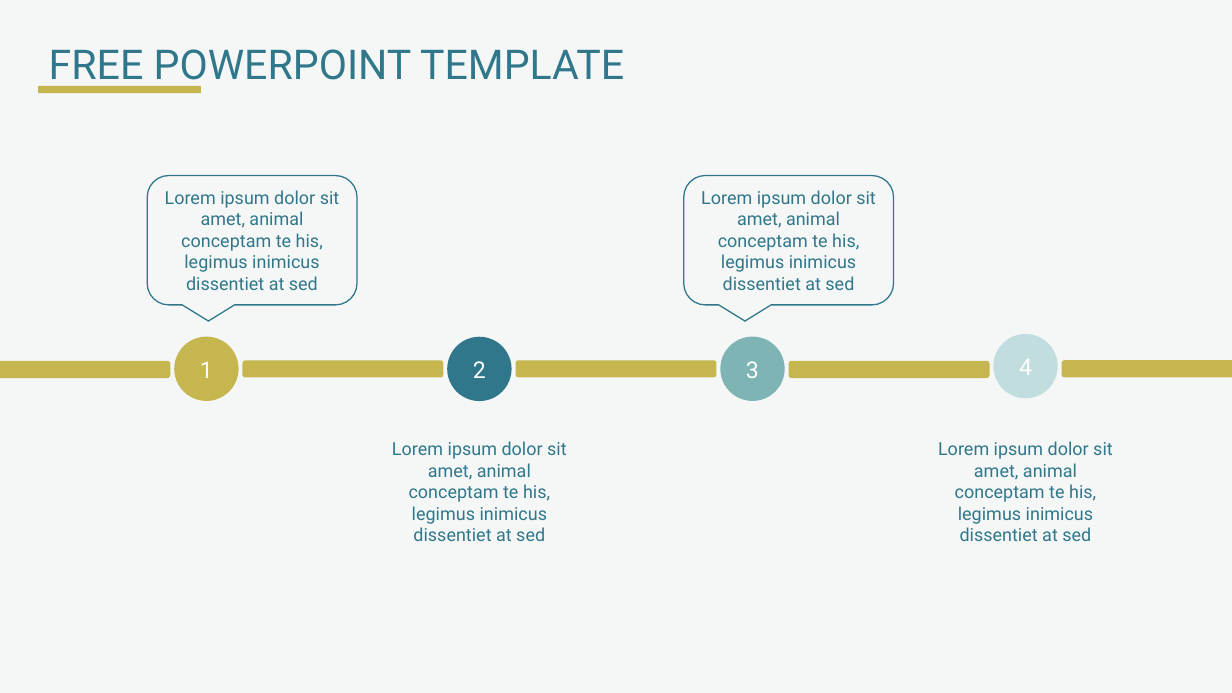
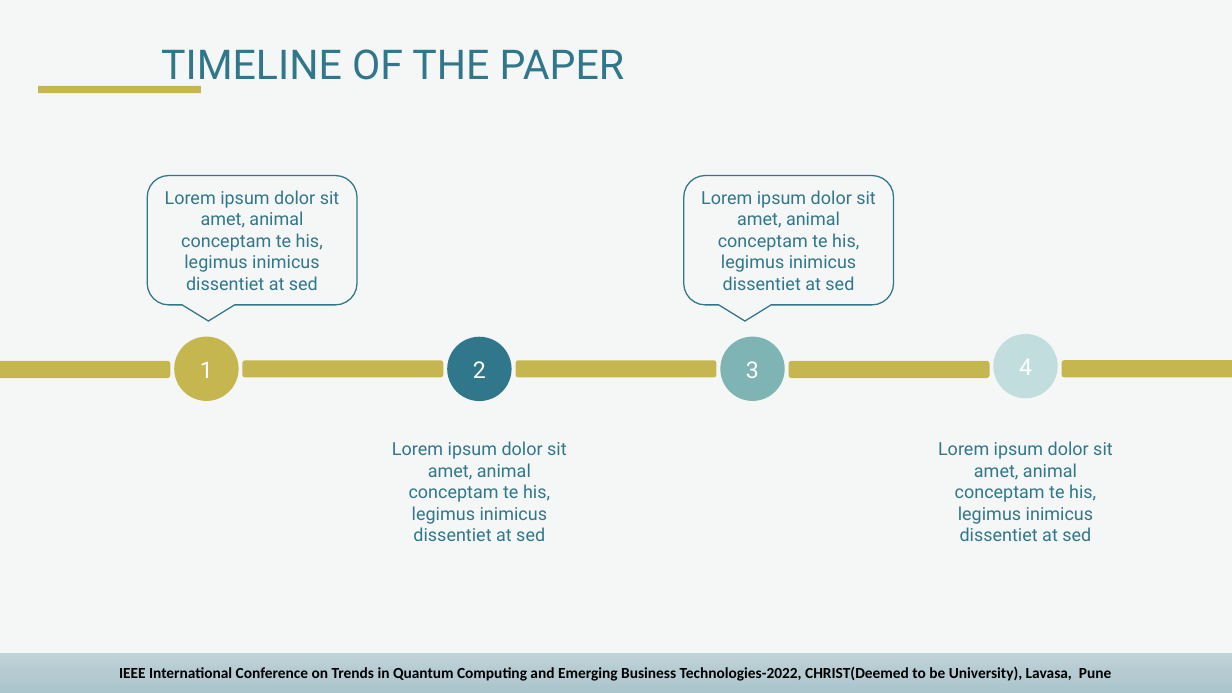
Before and after one commit to Winter-Soren/ConferencePaper-CHRIST-University, a slide deck: slide 16 of PPT/Morph PPT slides.pptx. Drawn at 1232x693 pixels with LibreOffice and Linux fonts; fonts in the diff are those of the drawing. Boxes give left, top, right and bottom in pixels: in the first picture for what was removed or moved away, otherwise in the second. Text is boxed around its words. In the diff, an @@ line names an element or a change of style, - is before the commit and + after.

```diff
--- a/PPT/Morph PPT slides.pptx
+++ b/PPT/Morph PPT slides.pptx
@@ text at (161, 49, 625, 90): text changed @@
-FREE POWERPOINT TEMPLATE
+TIMELINE OF THE PAPER
@@ rectangle added at (0, 653, 1232, 693), fill gradient #C1D4D9 to #B5CBD1 to #AAC5CC, 12 pt, text #000000, bold @@
+IEEE International Conference on Trends in Quantum Computing and Emerging Business Technologies-2022, CHRIST(Deemed to be University), Lavasa, Pune
```
Also in this commit, not shown: 14 other slides changed, 1 slide added, 1 slide removed.
